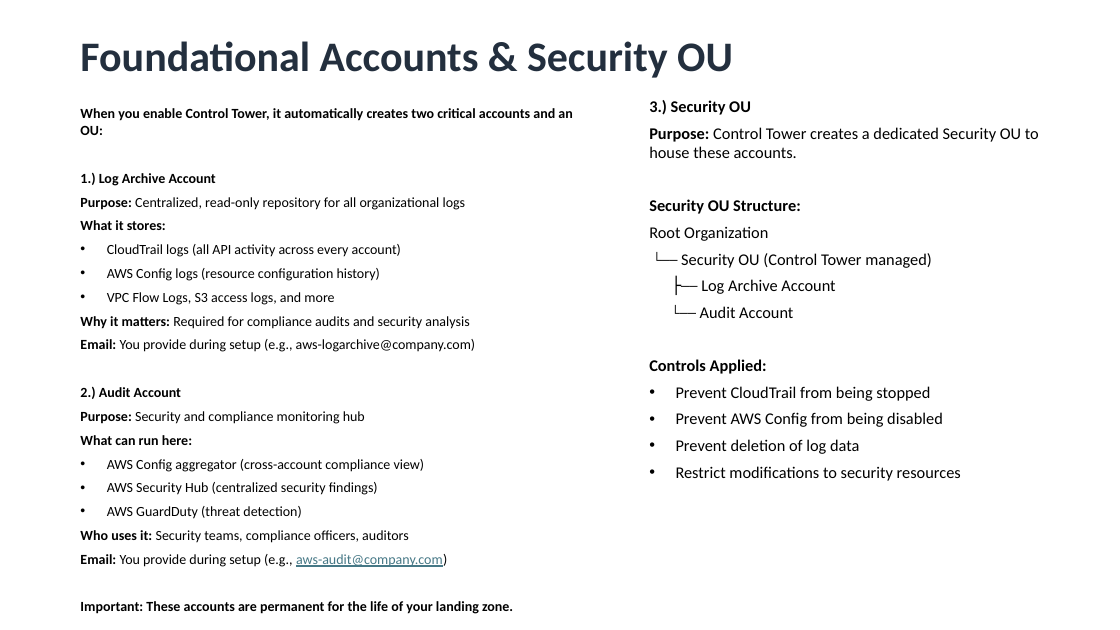
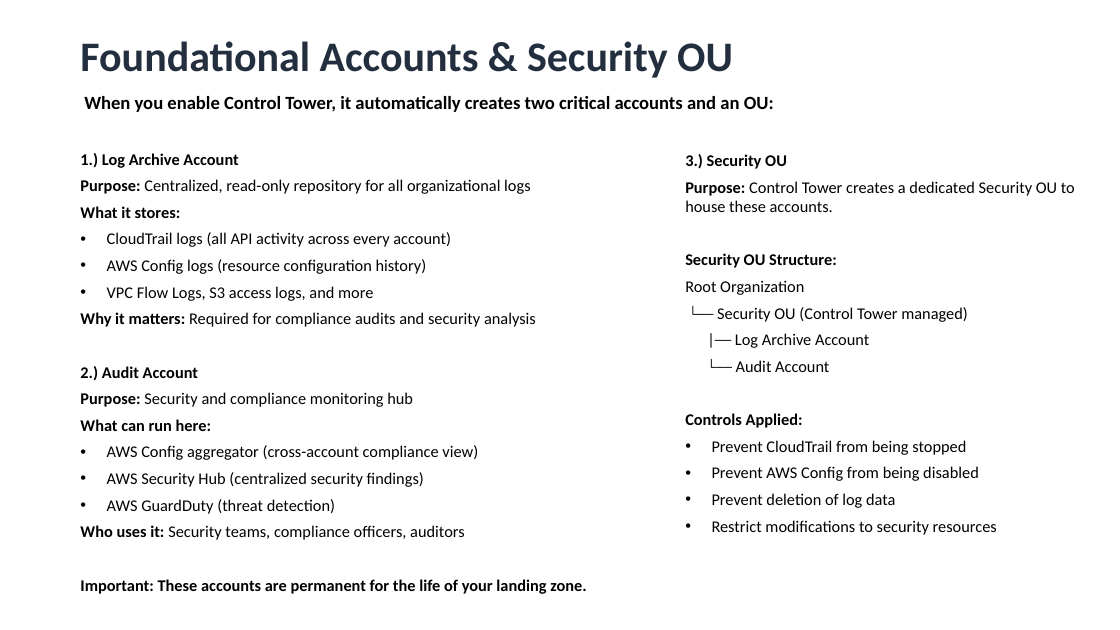
Before and after one commit to Adish786/PPMCAD13, a slide deck: slide 14 of AWS/Multi_Account_Governance&AWS_Control_Tower.pptx (slide 11 before the commit). Drawn at 1120x630 pixels with LibreOffice and Linux fonts; fonts in the diff are those of the drawing. Boxes give left, top, right and bottom in pixels: in the first picture for what was removed or moved away, otherwise in the second. Text is boxed around its words. In the diff, an @@ line names an element or a change of style, - is before the commit and + after.

```diff
--- a/AWS/Multi_Account_Governance&AWS_Control_Tower.pptx
+++ b/AWS/Multi_Account_Governance&AWS_Control_Tower.pptx
@@ text at (80,108,572,135): paragraph removed @@
-When you enable Control Tower, it automatically creates two critical accounts and an OU:
@@ text added at (84,96,774,112), 16 pt, text #000000, bold @@
+When you enable Control Tower, it automatically creates two critical accounts and an OU:
@@ text "1.) Log Archive Account": place and size @@
-text "1.) Log Archive Account" at (80,108,572,614)
+text "1.) Log Archive Account" at (80,153,586,594)
@@ text "1.) Log Archive Account" at (80,153,586,594): size 12 to 14 pt @@
@@ text "3.) Security OU": place and size @@
-text "3.) Security OU" at (649,100,1039,481)
+text "3.) Security OU" at (685,154,1075,535)
@@ text at (80,339,476,352): paragraph removed @@
-Email: You provide during setup (e.g., aws-logarchive@company.com)
@@ text at (735,333,869,348): text changed @@
-├── Log Archive Account
+|── Log Archive Account
@@ text at (80,554,447,567): paragraph removed @@
-Email: You provide during setup (e.g., aws-audit@company.com)
```
Also in this commit, not shown: 9 other slides changed, 13 slides added, 1 other file.
